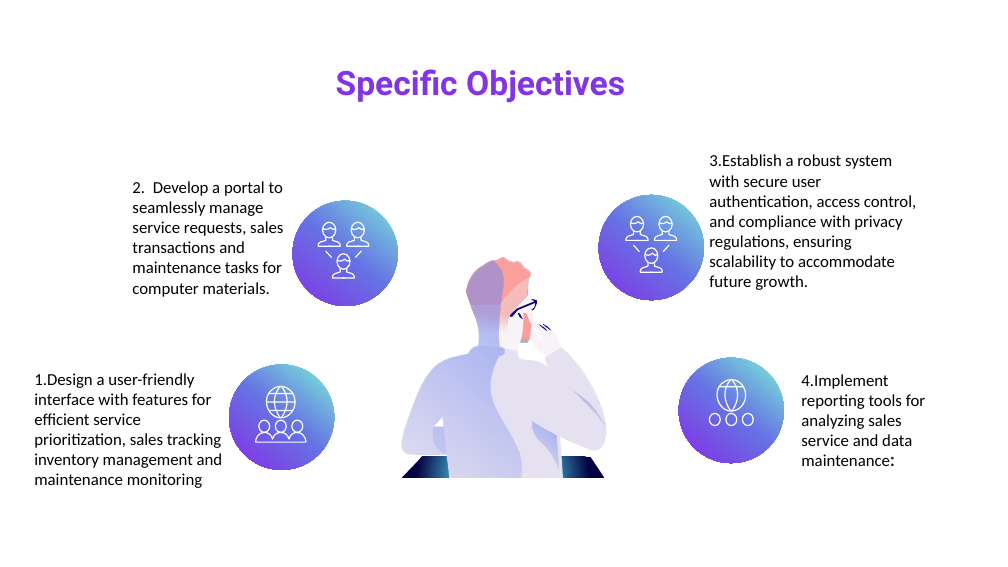
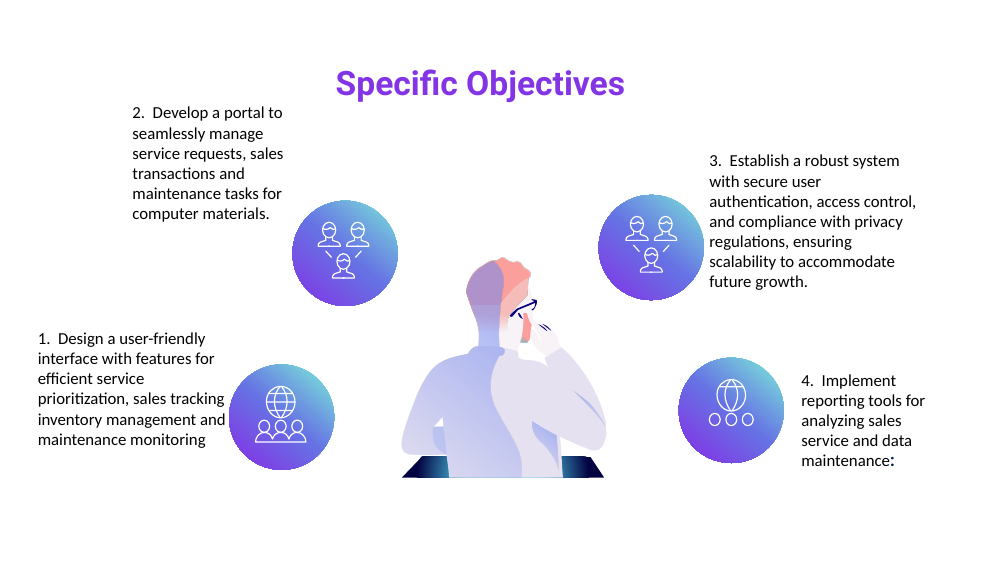
Before and after one commit to clintjeff2/webmet-plus-LANDMARK, a slide deck: slide 5 of Comuter materials.pptx. Drawn at 1008x567 pixels with LibreOffice and Linux fonts; fonts in the diff are those of the drawing. Boxes give left, top, right and bottom in pixels: in the first picture for what was removed or moved away, otherwise in the second. Text is boxed around its words. In the diff, an @@ line names an element or a change of style, - is before the commit and + after.

Commit message:
Final ppt v2

```diff
--- a/Comuter materials.pptx
+++ b/Comuter materials.pptx
@@ text "2. Develop a portal to ...": place and size @@
-text "2. Develop a portal to ..." at (132, 181, 283, 297)
+text "2. Develop a portal to ..." at (132, 106, 283, 222)
@@ text at (709, 154, 916, 290): spaces changed @@
-3.Establish a robust system with secure user authentication, access control, and compliance with privacy regulations, ensuring scalability to accommodate future growth.
+3. Establish a robust system with secure user authentication, access control, and compliance with privacy regulations, ensuring scalability to accommodate future growth.
@@ outline redrawn in 4 elements at (640, 262, 653, 272), (650, 262, 662, 272), (437, 346, 563, 478), (398, 261, 522, 478) @@
@@ text at (38, 332, 226, 448): spaces changed @@
-1.Design a user-friendly interface with features for efficient service prioritization, sales tracking inventory management and maintenance monitoring
+1. Design a user-friendly interface with features for efficient service prioritization, sales tracking inventory management and maintenance monitoring
@@ text at (801, 374, 925, 466): spaces changed @@
-4.Implement reporting tools for analyzing sales service and data maintenance:
+4. Implement reporting tools for analyzing sales service and data maintenance:
```
Also in this commit, not shown: 14 other slides changed.
